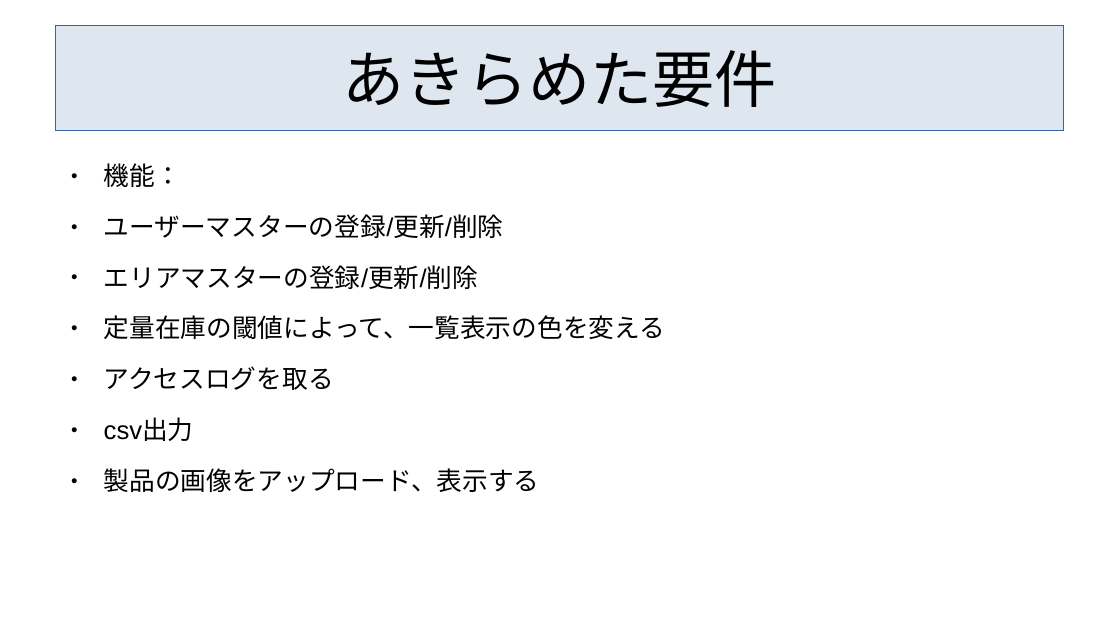
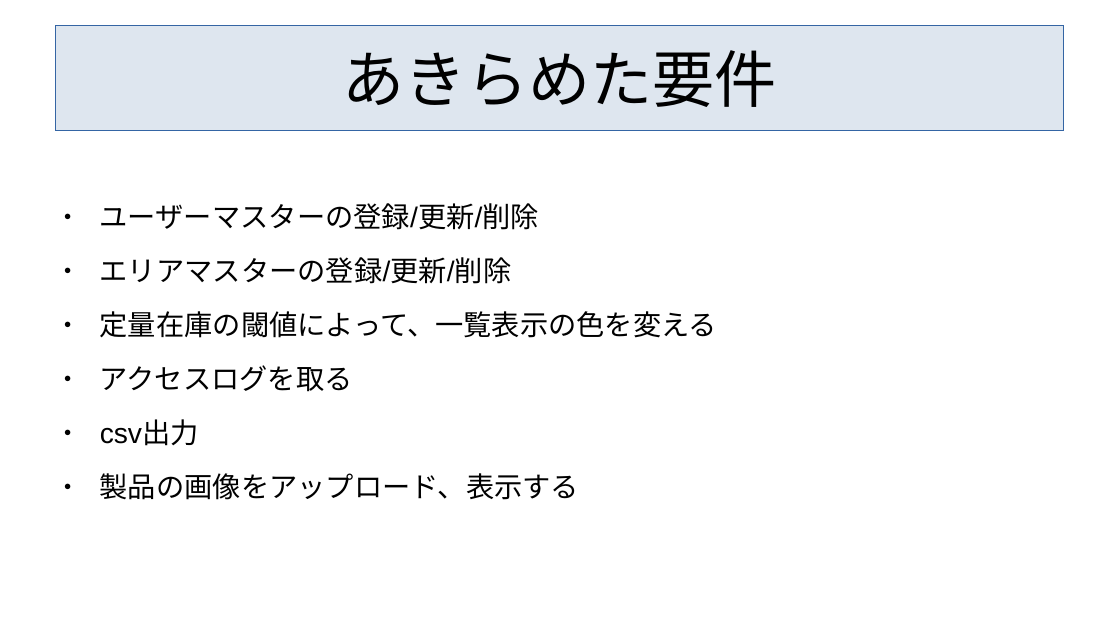
Before and after one commit to roja1988/88_WorkProduct, a slide deck: slide 3 of document/発表用資料.pptx. Drawn at 1120x630 pixels with LibreOffice and Linux fonts; fonts in the diff are those of the drawing. Boxes give left, top, right and bottom in pixels: in the first picture for what was removed or moved away, otherwise in the second. Text is boxed around its words. In the diff, an @@ line names an element or a change of style, - is before the commit and + after.

Commit message:
発表用資料、スケジュール、課題管理を更新

```diff
--- a/document/発表用資料.pptx
+++ b/document/発表用資料.pptx
@@ text "ユーザーマスターの登録/更新/削除": place and size @@
-text "ユーザーマスターの登録/更新/削除" at bbox=[104, 163, 665, 492]
+text "ユーザーマスターの登録/更新/削除" at bbox=[100, 203, 717, 500]
@@ text "ユーザーマスターの登録/更新/削除" at bbox=[100, 203, 717, 500]: size 18.2 to 20 pt; indent changed @@
@@ text at bbox=[104, 163, 181, 187]: paragraph removed @@
-● 機能：
```
Also in this commit, not shown: 4 other slides changed, 1 slide removed, 3 other files.
